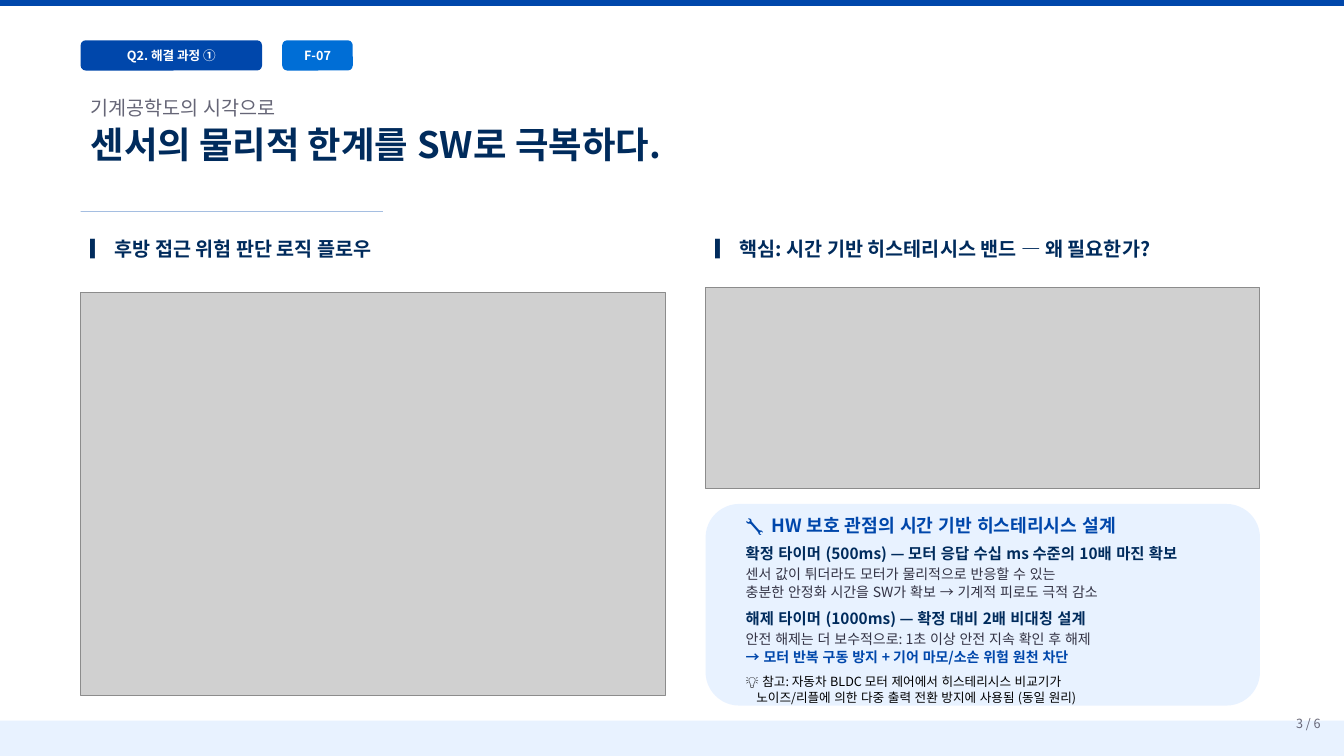
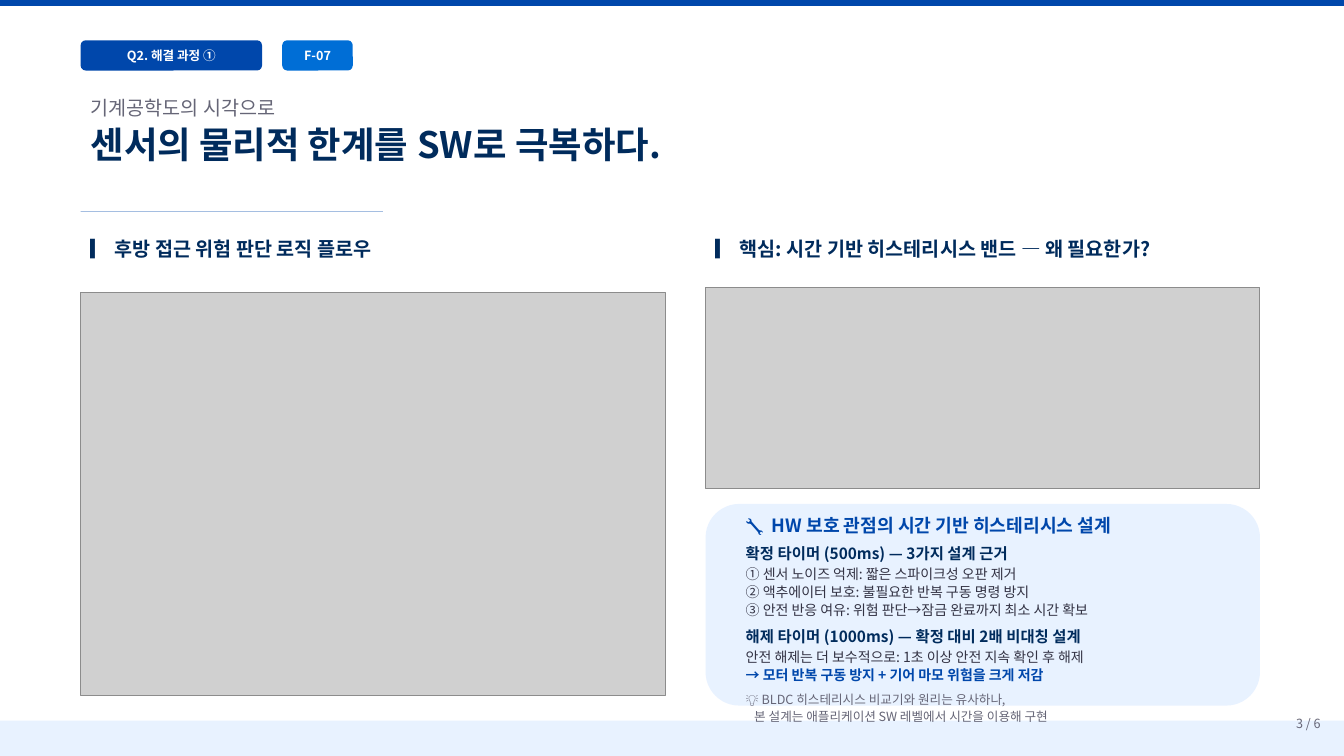
Before and after one commit to MBP-T05/MBP-T05-ChildLock, a slide deck: slide 3 of docs/SL_온라인PT_발표자료.pptx. Drawn at 1344x756 pixels with LibreOffice and Linux fonts; fonts in the diff are those of the drawing; grey boxes stand for pictures. Boxes give left, top, right and bottom in pixels: in the first picture for what was removed or moved away, otherwise in the second. Text is boxed around its words. In the diff, an @@ line names an element or a change of style, - is before the commit and + after.

```diff
--- a/docs/SL_온라인PT_발표자료.pptx
+++ b/docs/SL_온라인PT_발표자료.pptx
@@ text at [746, 546, 1088, 616]: text changed @@
-확정 타이머 (500ms) — 모터 응답 수십 ms 수준의 10배 마진 확보
-센서 값이 튀더라도 모터가 물리적으로 반응할 수 있는
-충분한 안정화 시간을 SW가 확보 → 기계적 피로도 극적 감소
+확정 타이머 (500ms) — 3가지 설계 근거
+① 센서 노이즈 억제: 짧은 스파이크성 오판 제거
+② 액추에이터 보호: 불필요한 반복 구동 명령 방지
+③ 안전 반응 여유: 위험 판단→잠금 완료까지 최소 시간 확보
@@ text at [754, 668, 1048, 722]: text changed; text colour #000000 to #666677 @@
-→ 모터 반복 구동 방지 + 기어 마모/소손 위험 원천 차단
-💡 참고: 자동차 BLDC 모터 제어에서 히스테리시스 비교기가
-노이즈/리플에 의한 다중 출력 전환 방지에 사용됨 (동일 원리)
+→ 모터 반복 구동 방지 + 기어 마모 위험을 크게 저감
+💡 BLDC 히스테리시스 비교기와 원리는 유사하나,
+본 설계는 애플리케이션 SW 레벨에서 시간을 이용해 구현
```
Also in this commit, not shown: 5 other slides changed.
